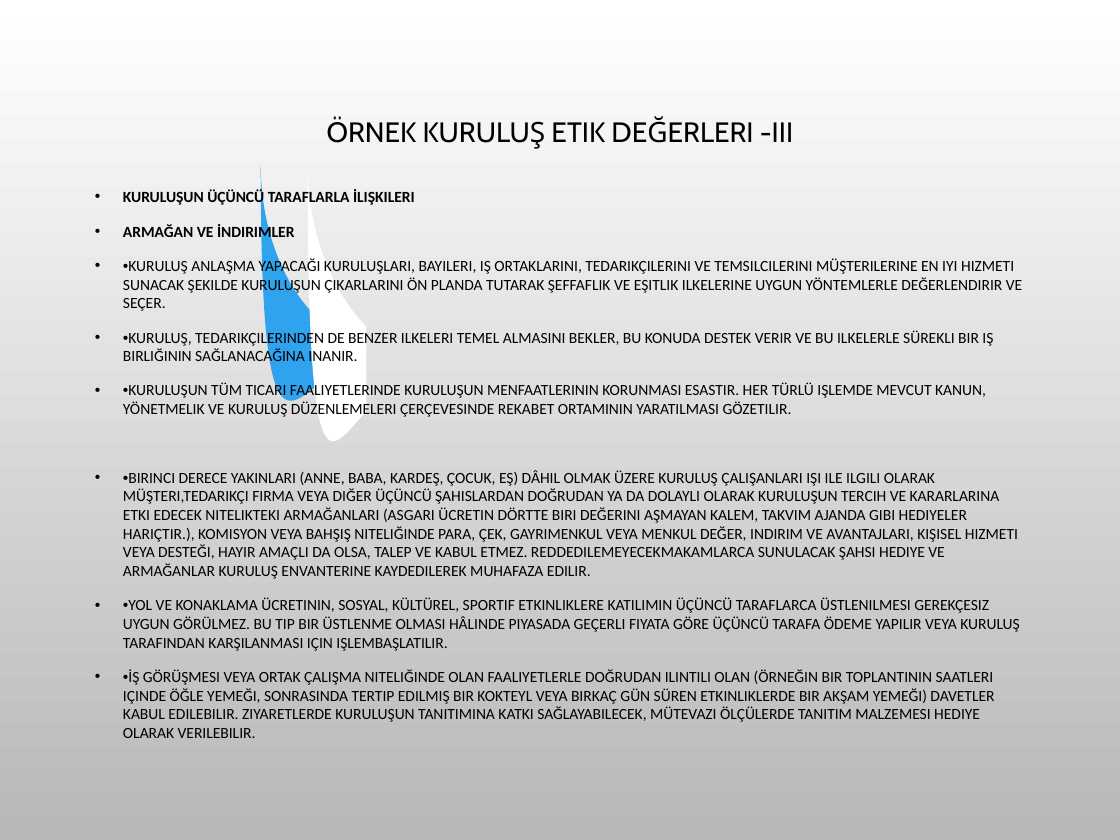
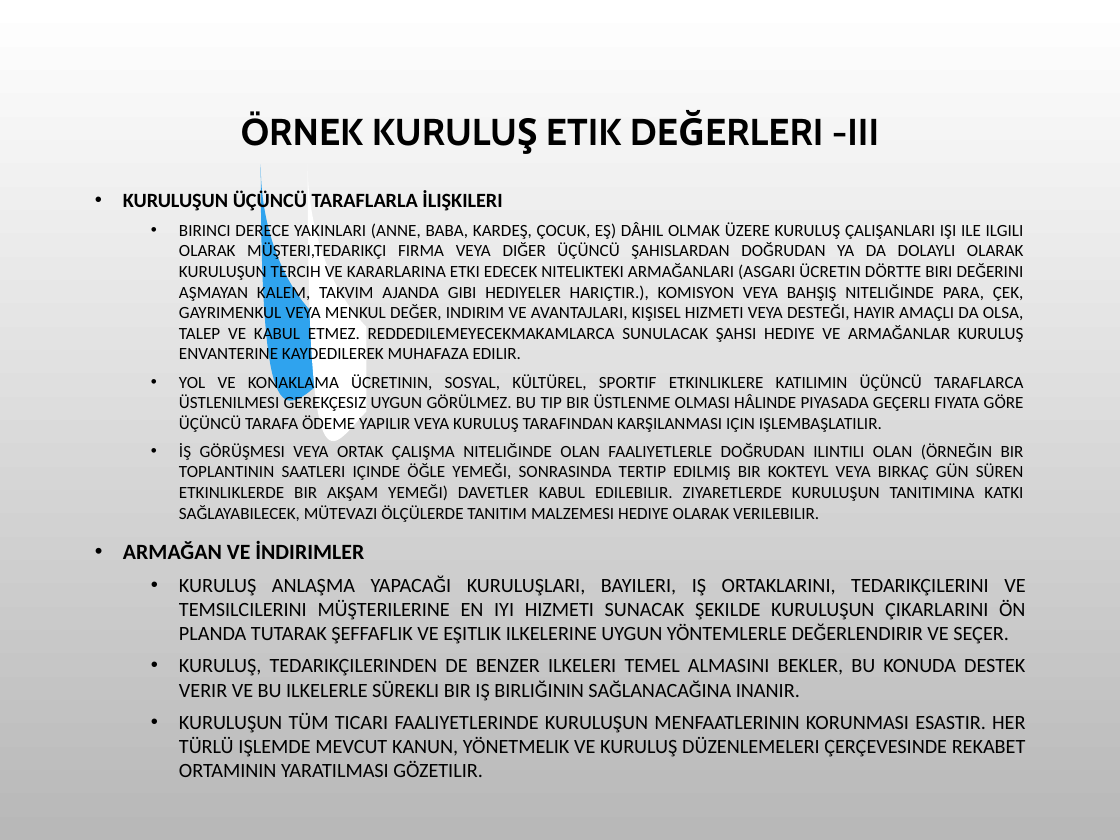
Before and after one commit to SevdanurGENC/20-21-Lecture-Notes, a slide deck: slide 24 of Bilişim Etiği ve Hukuku/9. Bolum - Meslek Etigi.ppt. Drawn at 1120x840 pixels with LibreOffice and Linux fonts; fonts in the diff are those of the drawing; background and template pictures are left out. Boxes give left, top, right and bottom in pixels: in the first picture for what was removed or moved away, otherwise in the second. Text is boxed around its words. In the diff, an @@ line names an element or a change of style, - is before the commit and + after.

```diff
--- a/Bilişim Etiği ve Hukuku/9. Bolum - Meslek Etigi.ppt
+++ b/Bilişim Etiği ve Hukuku/9. Bolum - Meslek Etigi.ppt
@@ title "ÖRNEK KURULUŞ ETIK DEĞERLERI -III" at [241, 113, 879, 146]: size 18 to 24 pt, bold on @@
@@ text at [123, 190, 502, 559]: size 10 to 13 pt in "KURULUŞUN ÜÇÜNCÜ TARAFLARLA İLIŞKILERI"; size 10 to 14 pt in "ARMAĞAN VE İNDIRIMLER"; alignment left to justified @@
@@ text at [179, 222, 1024, 522]: paragraphs added @@
+  • BIRINCI DERECE YAKINLARI (ANNE, BABA, KARDEŞ, ÇOCUK, EŞ) DÂHIL OLMAK ÜZERE KURULUŞ ÇALIŞANLARI IŞI ILE ILGILI OLARAK MÜŞTERI,TEDARIKÇI FIRMA VEYA DIĞER ÜÇÜNCÜ ŞAHISLARDAN DOĞRUDAN YA DA DOLAYLI OLARAK KURULUŞUN TERCIH VE KARARLARINA ETKI EDECEK NITELIKTEKI ARMAĞANLARI (ASGARI ÜCRETIN DÖRTTE BIRI DEĞERINI AŞMAYAN KALEM, TAKVIM AJANDA GIBI HEDIYELER HARIÇTIR.), KOMISYON VEYA BAHŞIŞ NITELIĞINDE PARA, ÇEK, GAYRIMENKUL VEYA MENKUL DEĞER, INDIRIM VE AVANTAJLARI, KIŞISEL HIZMETI VEYA DESTEĞI, HAYIR AMAÇLI DA OLSA, TALEP VE KABUL ETMEZ. REDDEDILEMEYECEKMAKAMLARCA SUNULACAK ŞAHSI HEDIYE VE ARMAĞANLAR KURULUŞ ENVANTERINE KAYDEDILEREK MUHAFAZA EDILIR.
+  • YOL VE KONAKLAMA ÜCRETININ, SOSYAL, KÜLTÜREL, SPORTIF ETKINLIKLERE KATILIMIN ÜÇÜNCÜ TARAFLARCA ÜSTLENILMESI GEREKÇESIZ UYGUN GÖRÜLMEZ. BU TIP BIR ÜSTLENME OLMASI HÂLINDE PIYASADA GEÇERLI FIYATA GÖRE ÜÇÜNCÜ TARAFA ÖDEME YAPILIR VEYA KURULUŞ TARAFINDAN KARŞILANMASI IÇIN IŞLEMBAŞLATILIR.
+  • İŞ GÖRÜŞMESI VEYA ORTAK ÇALIŞMA NITELIĞINDE OLAN FAALIYETLERLE DOĞRUDAN ILINTILI OLAN (ÖRNEĞIN BIR TOPLANTININ SAATLERI IÇINDE ÖĞLE YEMEĞI, SONRASINDA TERTIP EDILMIŞ BIR KOKTEYL VEYA BIRKAÇ GÜN SÜREN ETKINLIKLERDE BIR AKŞAM YEMEĞI) DAVETLER KABUL EDILEBILIR. ZIYARETLERDE KURULUŞUN TANITIMINA KATKI SAĞLAYABILECEK, MÜTEVAZI ÖLÇÜLERDE TANITIM MALZEMESI HEDIYE OLARAK VERILEBILIR.
@@ text at [179, 575, 1026, 777]: text changed; size 10 to 13 pt @@
-• •KURULUŞ ANLAŞMA YAPACAĞI KURULUŞLARI, BAYILERI, IŞ ORTAKLARINI, TEDARIKÇILERINI VE TEMSILCILERINI MÜŞTERILERINE EN IYI HIZMETI SUNACAK ŞEKILDE KURULUŞUN ÇIKARLARINI ÖN PLANDA TUTARAK ŞEFFAFLIK VE EŞITLIK ILKELERINE UYGUN YÖNTEMLERLE DEĞERLENDIRIR VE SEÇER.
-• •KURULUŞ, TEDARIKÇILERINDEN DE BENZER ILKELERI TEMEL ALMASINI BEKLER, BU KONUDA DESTEK VERIR VE BU ILKELERLE SÜREKLI BIR IŞ BIRLIĞININ SAĞLANACAĞINA INANIR.
-• •KURULUŞUN TÜM TICARI FAALIYETLERINDE KURULUŞUN MENFAATLERININ KORUNMASI ESASTIR. HER TÜRLÜ IŞLEMDE MEVCUT KANUN, YÖNETMELIK VE KURULUŞ DÜZENLEMELERI ÇERÇEVESINDE REKABET ORTAMININ YARATILMASI GÖZETILIR.
-• •BIRINCI DERECE YAKINLARI (ANNE, BABA, KARDEŞ, ÇOCUK, EŞ) DÂHIL OLMAK ÜZERE KURULUŞ ÇALIŞANLARI IŞI ILE ILGILI OLARAK MÜŞTERI,TEDARIKÇI FIRMA VEYA DIĞER ÜÇÜNCÜ ŞAHISLARDAN DOĞRUDAN YA DA DOLAYLI OLARAK KURULUŞUN TERCIH VE KARARLARINA ETKI EDECEK NITELIKTEKI ARMAĞANLARI (ASGARI ÜCRETIN DÖRTTE BIRI DEĞERINI AŞMAYAN KALEM, TAKVIM AJANDA GIBI HEDIYELER HARIÇTIR.), KOMISYON VEYA BAHŞIŞ NITELIĞINDE PARA, ÇEK, GAYRIMENKUL VEYA MENKUL DEĞER, INDIRIM VE AVANTAJLARI, KIŞISEL HIZMETI VEYA DESTEĞI, HAYIR AMAÇLI DA OLSA, TALEP VE KABUL ETMEZ. REDDEDILEMEYECEKMAKAMLARCA SUNULACAK ŞAHSI HEDIYE VE ARMAĞANLAR KURULUŞ ENVANTERINE KAYDEDILEREK MUHAFAZA EDILIR.
-• •YOL VE KONAKLAMA ÜCRETININ, SOSYAL, KÜLTÜREL, SPORTIF ETKINLIKLERE KATILIMIN ÜÇÜNCÜ TARAFLARCA ÜSTLENILMESI GEREKÇESIZ UYGUN GÖRÜLMEZ. BU TIP BIR ÜSTLENME OLMASI HÂLINDE PIYASADA GEÇERLI FIYATA GÖRE ÜÇÜNCÜ TARAFA ÖDEME YAPILIR VEYA KURULUŞ TARAFINDAN KARŞILANMASI IÇIN IŞLEMBAŞLATILIR.
-• •İŞ GÖRÜŞMESI VEYA ORTAK ÇALIŞMA NITELIĞINDE OLAN FAALIYETLERLE DOĞRUDAN ILINTILI OLAN (ÖRNEĞIN BIR TOPLANTININ SAATLERI IÇINDE ÖĞLE YEMEĞI, SONRASINDA TERTIP EDILMIŞ BIR KOKTEYL VEYA BIRKAÇ GÜN SÜREN ETKINLIKLERDE BIR AKŞAM YEMEĞI) DAVETLER KABUL EDILEBILIR. ZIYARETLERDE KURULUŞUN TANITIMINA KATKI SAĞLAYABILECEK, MÜTEVAZI ÖLÇÜLERDE TANITIM MALZEMESI HEDIYE OLARAK VERILEBILIR.
+  • KURULUŞ ANLAŞMA YAPACAĞI KURULUŞLARI, BAYILERI, IŞ ORTAKLARINI, TEDARIKÇILERINI VE TEMSILCILERINI MÜŞTERILERINE EN IYI HIZMETI SUNACAK ŞEKILDE KURULUŞUN ÇIKARLARINI ÖN PLANDA TUTARAK ŞEFFAFLIK VE EŞITLIK ILKELERINE UYGUN YÖNTEMLERLE DEĞERLENDIRIR VE SEÇER.
+  • KURULUŞ, TEDARIKÇILERINDEN DE BENZER ILKELERI TEMEL ALMASINI BEKLER, BU KONUDA DESTEK VERIR VE BU ILKELERLE SÜREKLI BIR IŞ BIRLIĞININ SAĞLANACAĞINA INANIR.
+  • KURULUŞUN TÜM TICARI FAALIYETLERINDE KURULUŞUN MENFAATLERININ KORUNMASI ESASTIR. HER TÜRLÜ IŞLEMDE MEVCUT KANUN, YÖNETMELIK VE KURULUŞ DÜZENLEMELERI ÇERÇEVESINDE REKABET ORTAMININ YARATILMASI GÖZETILIR.
```
Also in this commit, not shown: 30 other slides changed, 9 other files.
